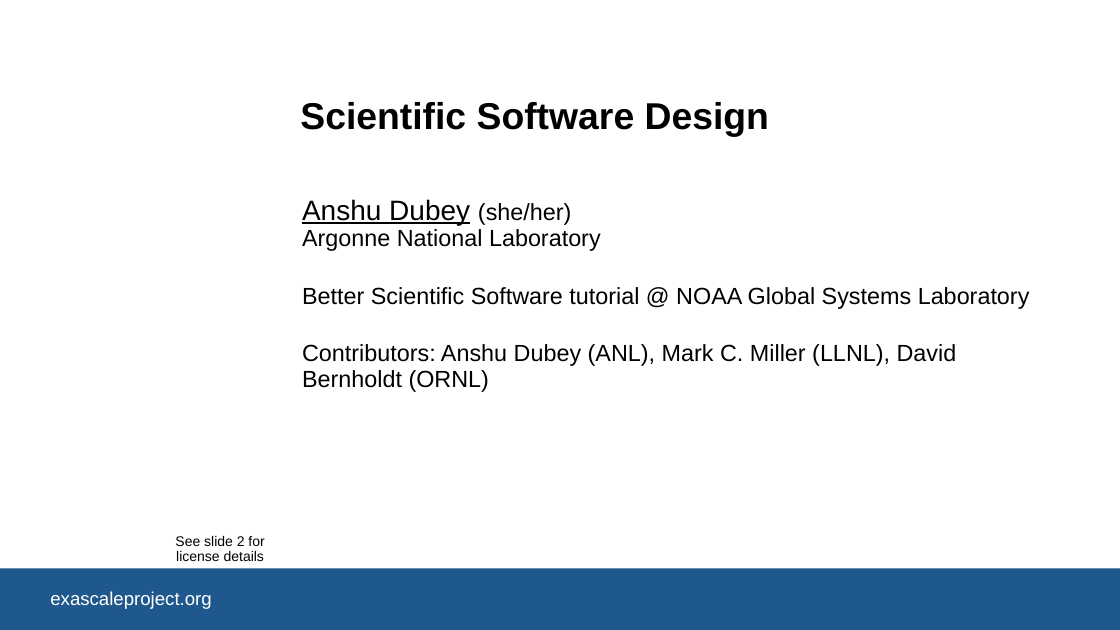
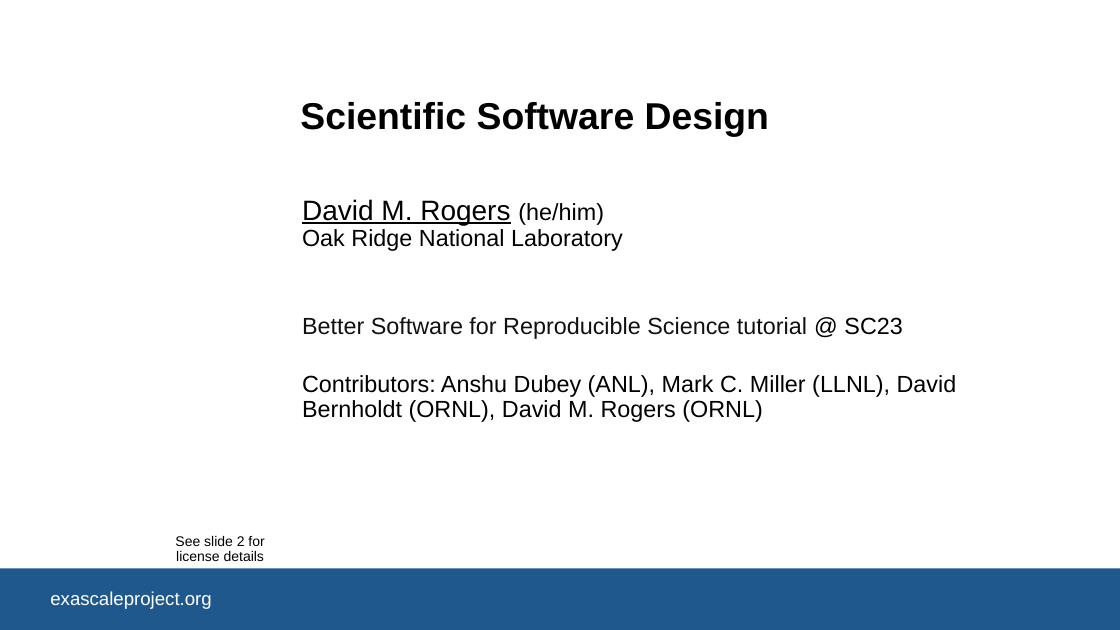
Before and after one commit to bssw-tutorial/presentations, a slide deck: slide 1 of design-a.pptx. Drawn at 1120x630 pixels with LibreOffice and Linux fonts; fonts in the diff are those of the drawing; background and template pictures are left out. Boxes give left, top, right and bottom in pixels: in the first picture for what was removed or moved away, otherwise in the second. Text is boxed around its words. In the diff, an @@ line names an element or a change of style, - is before the commit and + after.

Commit message:
Updates for SC23 to DavidR's presentations

```diff
--- a/design-a.pptx
+++ b/design-a.pptx
@@ subtitle at (302, 199, 957, 422): text changed @@
-Anshu Dubey (she/her)
-Argonne National Laboratory
-Better Scientific Software tutorial @ NOAA Global Systems Laboratory
-Contributors: Anshu Dubey (ANL), Mark C. Miller (LLNL), David Bernholdt (ORNL)
+David M. Rogers (he/him)
+Oak Ridge National Laboratory
+Better Software for Reproducible Science tutorial @ SC23
+Contributors: Anshu Dubey (ANL), Mark C. Miller (LLNL), David Bernholdt (ORNL), David M. Rogers (ORNL)
```
Also in this commit, not shown: 1 other slide changed, 2 other files.
